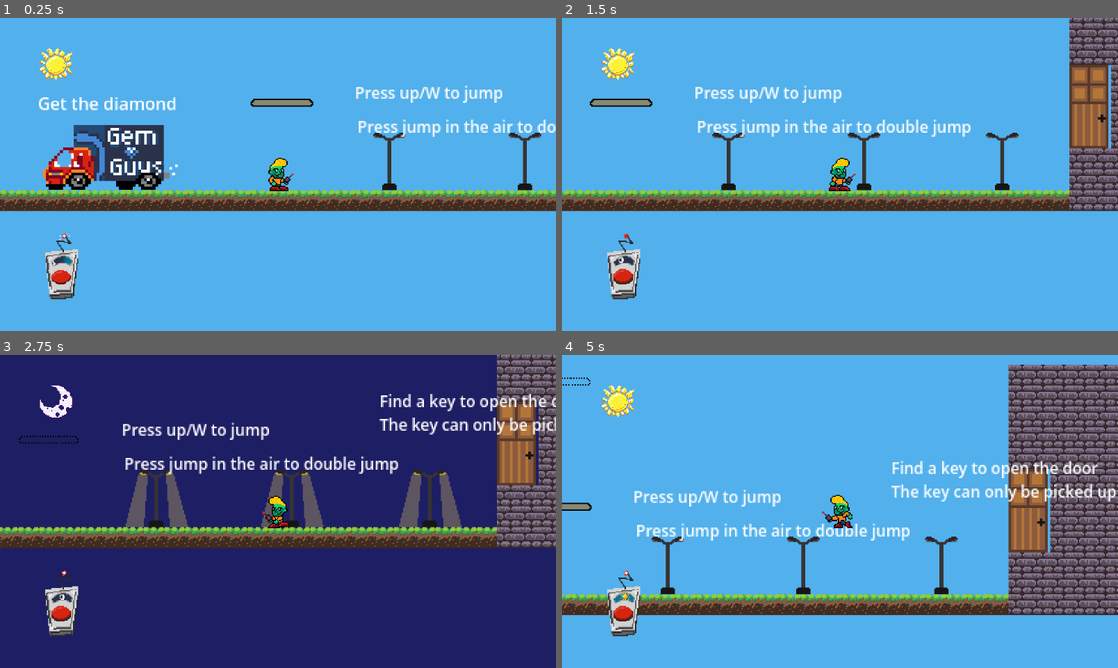
Above: before the commit, frames 1-4 (two rows, left to right).
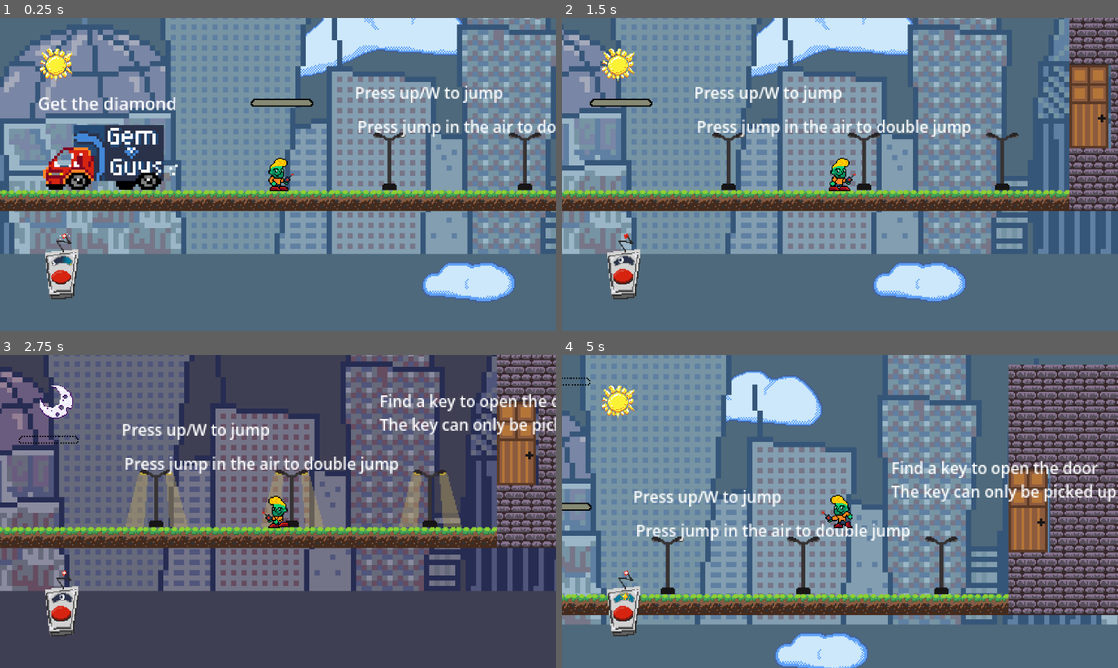
Above: after the commit, the same moments.

Repository: noble-squared/Colorado-Game-Jam
Game: Godot game, scene res://Scenes/levels/tutorial2.tscn
Two runs of this game, one before a commit and one after it. Both use one fixed random seed, a clock stepped at 60 frames per second and the inputs below. This scene is started directly instead of the project's main scene.
Inputs:
- Up to frame 1 (0.25 s): no input
- Up to frame 2 (1.5 s): hold D (Right) from 0.53 s (still down); tap Space (SwapTime) at 0.6, 1.35 s; tap W (Jump) at 0.77 s
- Up to frame 3 (2.75 s): tap W (Jump) at 1.52 s; release D (Right) at 2.03 s; hold A (Left) from 2.03 s (still down); tap Space (SwapTime) at 2.1 s
- Up to frame 4 (5 s): release A (Left) at 2.78 s; hold D (Right) 2.78-4.28 s; tap Space (SwapTime) at 2.85, 3.6, 4.35 s; tap W (Jump) at 3.02, 3.77, 4.52 s; hold A (Left) from 4.28 s (still down)

The runs differ from the first frame. In frame 1, 87% of the frame differs, in the area x 0-100%, y 0-100%; in frame 2, 85%; in frame 3, 76%; in frame 4, 76%.

Commit message:
Set background to city background

Diff:
--- a/Scenes/levels/tutorial2.tscn
+++ b/Scenes/levels/tutorial2.tscn
@@ -1,17 +1,17 @@
-[gd_scene format=4 uid="uid://cyyjkuankb6b1"]
+[gd_scene format=4 uid="uid://blply2pbvut4j"]
 
 [ext_resource type="Script" uid="uid://plxnceo48jyh" path="res://Scripts/game.gd" id="1_ebmjs"]
 [ext_resource type="PackedScene" uid="uid://x6bo71sn0vlp" path="res://Scenes/platform.tscn" id="2_qxrlw"]
+[ext_resource type="PackedScene" uid="uid://b5kdyywl34hq8" path="res://Scenes/CityBackdrop.tscn" id="2_ttkmv"]
 [ext_resource type="Texture2D" uid="uid://b8a8ouyy1tkum" path="res://assets/art/Sprite Sheets/ColoradoGameJamEnvironmentTileSet.png" id="2_v158k"]
 [ext_resource type="PackedScene" uid="uid://dm4ghbmkfq828" path="res://Scenes/player.tscn" id="3_wrm1d"]
 [ext_resource type="PackedScene" uid="uid://ck765sbran6xt" path="res://Scenes/loot.tscn" id="4_3dryh"]
 [ext_resource type="PackedScene" uid="uid://dol0a51giqtfq" path="res://Scenes/getaway_truck.tscn" id="4_ldgsr"]
-[ext_resource type="PackedScene" uid="uid://btbyejebdjwdy" path="res://Scenes/street_light.tscn" id="9_h4fw4"]
-[ext_resource type="PackedScene" uid="uid://devv5sj3bpqso" path="res://Scenes/background.tscn" id="10_ldgsr"]
-[ext_resource type="PackedScene" uid="uid://cku22cyua6fba" path="res://Scenes/door.tscn" id="11_o5yvi"]
-[ext_resource type="PackedScene" uid="uid://bxywqca07s0vr" path="res://Scenes/area_key.tscn" id="11_rku1e"]
-[ext_resource type="Script" uid="uid://faekdnqb3c6v" path="res://Scripts/museum_cover.gd" id="12_rku1e"]
-[ext_resource type="PackedScene" uid="uid://lf4svsgii5f7" path="res://Scenes/tutorial_text.tscn" id="13_rfjv2"]
+[ext_resource type="PackedScene" path="res://Scenes/street_light.tscn" id="9_h4fw4"]
+[ext_resource type="PackedScene" path="res://Scenes/door.tscn" id="11_o5yvi"]
+[ext_resource type="PackedScene" path="res://Scenes/area_key.tscn" id="11_rku1e"]
+[ext_resource type="Script" path="res://Scripts/museum_cover.gd" id="12_rku1e"]
+[ext_resource type="PackedScene" path="res://Scenes/tutorial_text.tscn" id="13_rfjv2"]
 
 [sub_resource type="TileSetAtlasSource" id="TileSetAtlasSource_h4fw4"]
 texture = ExtResource("2_v158k")
@@ -50,8 +50,10 @@
 [sub_resource type="RectangleShape2D" id="RectangleShape2D_dv84f"]
 size = Vector2(14.3125, 28)
 
-[node name="Game" type="Node2D" unique_id=1873807053]
+[node name="Game2" type="Node2D" unique_id=1873807053]
 script = ExtResource("1_ebmjs")
+
+[node name="CityBackdrop" parent="." unique_id=1438811968 instance=ExtResource("2_ttkmv")]
 
 [node name="TileMapLayer" type="TileMapLayer" parent="." unique_id=1325146533]
 tile_map_data = PackedByteArray("AAD1/wQAAAAAAAAAAAD2/wQAAAAAAAAAAAD3/wQAAAAAAAAAAAD4/wQAAAAAAAAAAAD5/wQAAAAAAAAAAAD6/w …(2224 unchanged characters)…
@@ -129,10 +131,6 @@
 
 [node name="CollisionShape2D" type="CollisionShape2D" parent="LeftWorldBoundary2" unique_id=1820062002]
 shape = SubResource("WorldBoundaryShape2D_h4fw4")
-
-[node name="Background" parent="." unique_id=288593620 instance=ExtResource("10_ldgsr")]
-z_index = -1
-position = Vector2(-286, 130)
 
 [node name="Door" parent="." unique_id=720449336 instance=ExtResource("11_o5yvi")]
 position = Vector2(303, -1)
Not shown: 1 places in Scenes/playerUI/pause_menu.tscn that only renumber resources
